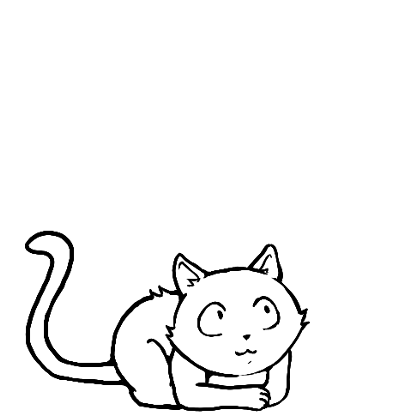
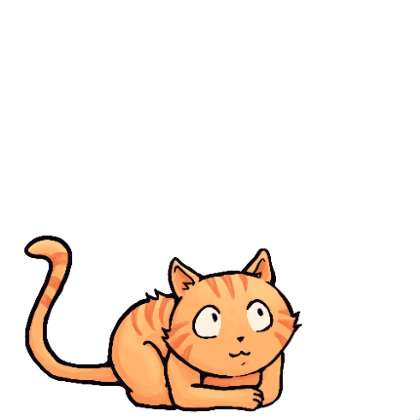
Layers edited between the first and the second w=420, h=420 image:
painted on "1 outlines" over [24, 230, 310, 413]
added layer "1 c" above "1 sketch" over [25, 236, 420, 420]
